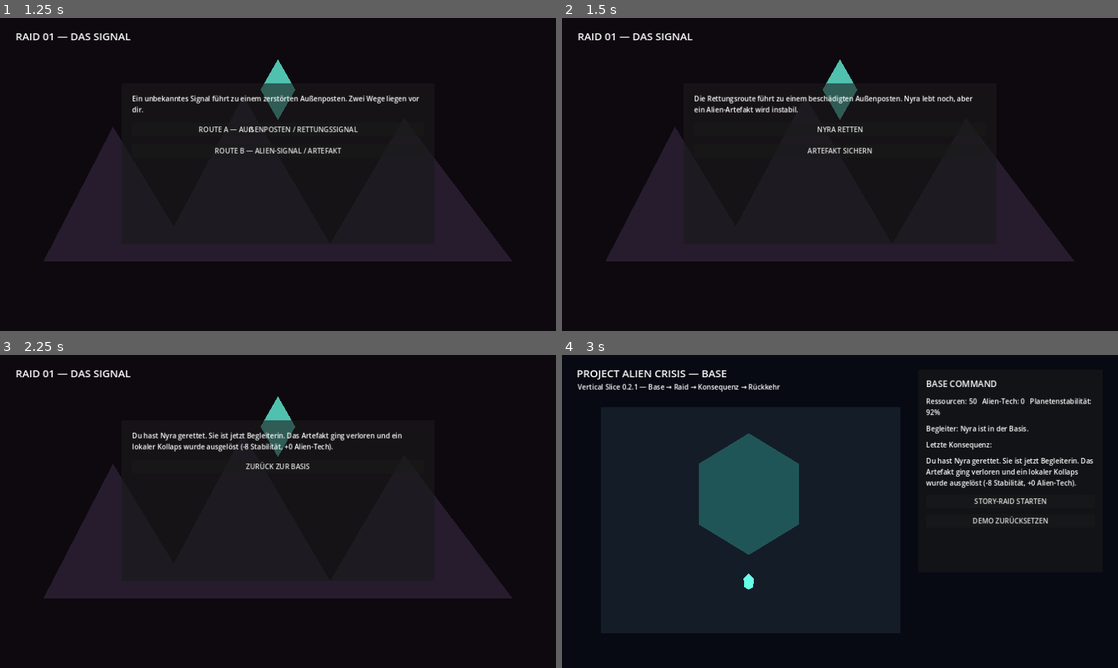
Above: before the commit, frames 1-4 (two rows, left to right).
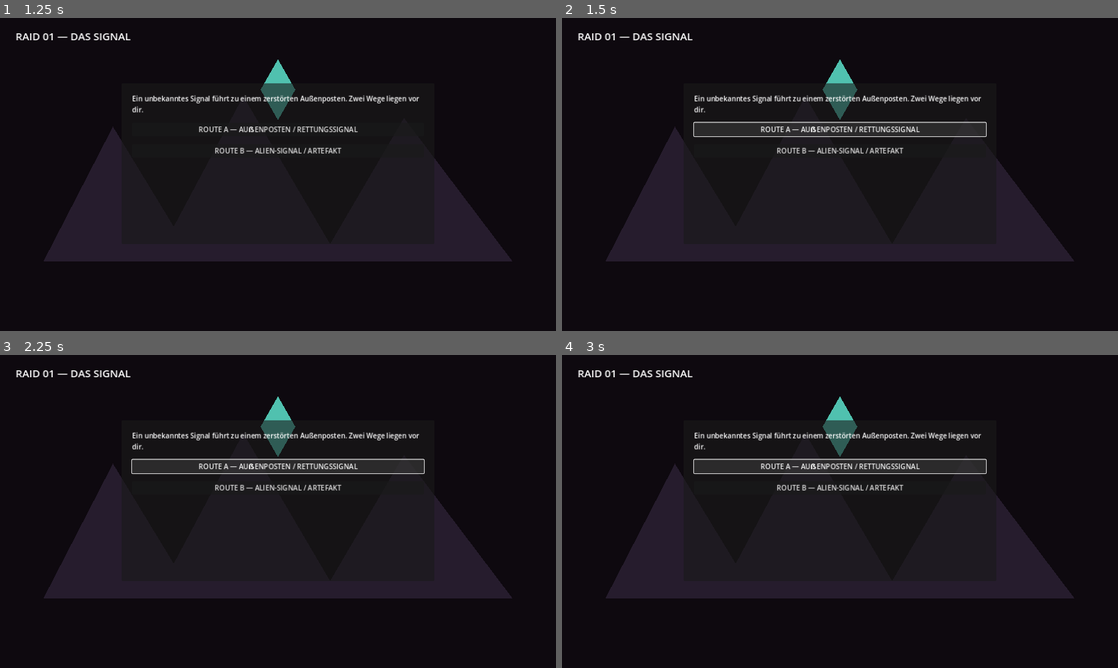
Above: after the commit, the same moments.

Repository: mihnenfeld/Project-Alien-Crisis
Game: Godot game, scene res://scenes/base.tscn
The game is run twice, just before and just after one commit, with the same random seed, the same clock (stepped at 60 frames per second) and the same inputs.
Inputs (mouse positions are in pixels of both pictures, inside the frame that each line leads up to):
- Up to frame 1 (1.25 s): click "STORY-RAID STARTEN" at 0.5 s
- Up to frame 2 (1.5 s): click "ROUTE A — AUẞENPOSTEN / RETTU…" at 1.25 s
- Up to frame 3 (2.25 s): click (278, 467) at 2 s, where only the run before the commit has a clickable "NYRA RETTEN"
- Up to frame 4 (3 s): click (840, 467) at 2.75 s, where only the run before the commit has a clickable "ZURÜCK ZUR BASIS"

Frame 1 is identical in both runs. In frame 2, 2.0% of the frame differs, in the area x 23-77%, y 24-44%; in frame 3, 2.2%; in frame 4, 26%, in the area x 2-96%, y 4-89%.
Error after the commit: Invalid access to property or key 'body_entered' on a base object of type 'null instance'. (res://scripts/raid.gd:15)

Commit message:
feat: make raid route choice spatial

Diff:
--- a/scripts/raid.gd
+++ b/scripts/raid.gd
@@ -1,37 +1,51 @@
 extends Node2D
 
-@onready var intro_panel: PanelContainer = $CanvasLayer/IntroPanel
-@onready var choice_panel: PanelContainer = $CanvasLayer/ChoicePanel
+@onready var player: CharacterBody2D = $Player
+@onready var prompt_label: Label = $CanvasLayer/Prompt
 @onready var result_panel: PanelContainer = $CanvasLayer/ResultPanel
 @onready var result_text: Label = $CanvasLayer/ResultPanel/Margin/VBox/ResultText
+@onready var return_button: Button = $CanvasLayer/ResultPanel/Margin/VBox/ReturnButton
+@onready var rescue_zone: Area2D = $RescueZone
+@onready var artifact_zone: Area2D = $ArtifactZone
 
-@onready var route_a_button: Button = $CanvasLayer/IntroPanel/Margin/VBox/RouteA
-@onready var route_b_button: Button = $CanvasLayer/IntroPanel/Margin/VBox/RouteB
-@onready var rescue_button: Button = $CanvasLayer/ChoicePanel/Margin/VBox/Rescue
-@onready var artifact_button: Button = $CanvasLayer/ChoicePanel/Margin/VBox/Artifact
-@onready var return_button: Button = $CanvasLayer/ResultPanel/Margin/VBox/ReturnButton
-
-var route: String = ""
+var nearby_route: String = ""
+var resolved := false
 
 func _ready() -> void:
-    route_a_button.pressed.connect(func(): _select_route("rescue"))
-    route_b_button.pressed.connect(func(): _select_route("artifact"))
-    rescue_button.pressed.connect(_rescue_nyra)
-    artifact_button.pressed.connect(_take_artifact)
+    rescue_zone.body_entered.connect(func(body): _on_zone_entered(body, "rescue"))
+    rescue_zone.body_exited.connect(func(body): _on_zone_exited(body, "rescue"))
+    artifact_zone.body_entered.connect(func(body): _on_zone_entered(body, "artifact"))
+    artifact_zone.body_exited.connect(func(body): _on_zone_exited(body, "artifact"))
     return_button.pressed.connect(_return_to_base)
+    prompt_label.text = "Erkunde den Raid. Links: Rettungssignal. Rechts: Alien-Signal."
 
-func _select_route(selected: String) -> void:
-    route = selected
-    intro_panel.visible = false
-    choice_panel.visible = true
+func _process(_delta: float) -> void:
+    if resolved:
+        return
+    if nearby_route != "" and Input.is_action_just_pressed("interact"):
+        if nearby_route == "rescue":
+            _rescue_nyra()
+        elif nearby_route == "artifact":
+            _take_artifact()
 
-    var text_node: Label = $CanvasLayer/ChoicePanel/Margin/VBox/ChoiceText
-    if route == "rescue":
-        text_node.text = "Die Rettungsroute führt zu einem beschädigten Außenposten. Nyra lebt noch, aber ein Alien-Artefakt wird instabil."
+func _on_zone_entered(body: Node, route_name: String) -> void:
+    if body != player or resolved:
+        return
+    nearby_route = route_name
+    if route_name == "rescue":
+        prompt_label.text = "Nyra lebt noch. Drücke E, um sie zu retten."
     else:
-        text_node.text = "Die Artefaktroute führt direkt zur Quelle des Signals. Du kannst die Technologie bergen, aber Nyra wird abgeschnitten."
+        prompt_label.text = "Das Artefakt ist instabil. Drücke E, um es zu sichern."
+
+func _on_zone_exited(body: Node, route_name: String) -> void:
+    if body != player or resolved:
+        return
+    if nearby_route == route_name:
+        nearby_route = ""
+        prompt_label.text = "Erkunde den Raid. Links: Rettungssignal. Rechts: Alien-Signal."
 
 func _rescue_nyra() -> void:
+    resolved = true
     GameState.add_companion("Nyra")
     GameState.set_flag("nyra_rescued")
     GameState.set_flag("raid_1_complete")
@@ -40,6 +54,7 @@
     _show_result(GameState.last_raid_summary)
 
 func _take_artifact() -> void:
+    resolved = true
     GameState.set_flag("nyra_dead")
     GameState.set_flag("artifact_secured")
     GameState.set_flag("raid_1_complete")
@@ -50,9 +65,11 @@
     _show_result(GameState.last_raid_summary)
 
 func _show_result(text: String) -> void:
-    choice_panel.visible = false
+    nearby_route = ""
+    prompt_label.visible = false
+    player.set_physics_process(false)
+    result_text.text = text
     result_panel.visible = true
-    result_text.text = text
 
 func _return_to_base() -> void:
     get_tree().change_scene_to_file("res://scenes/base.tscn")
